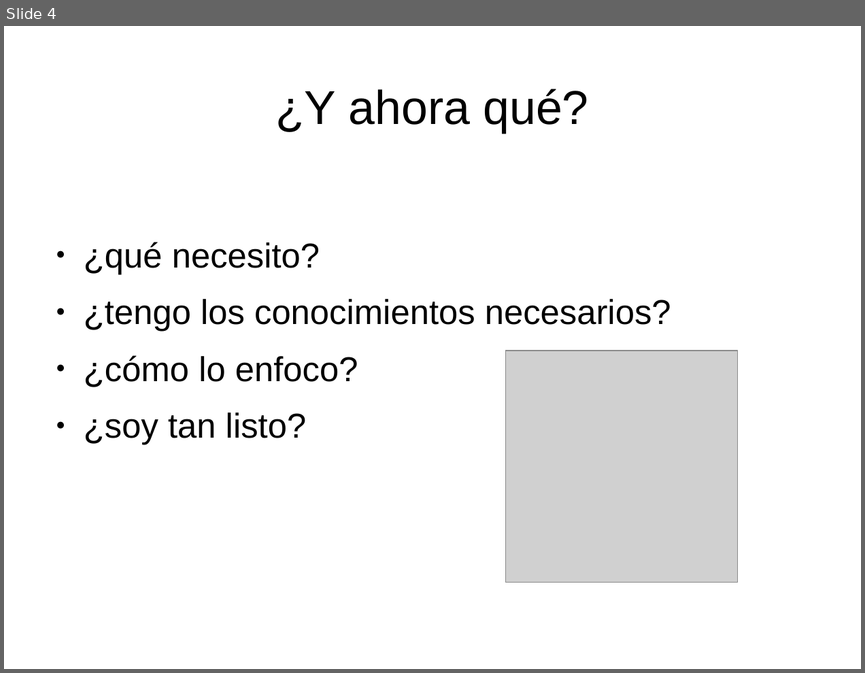
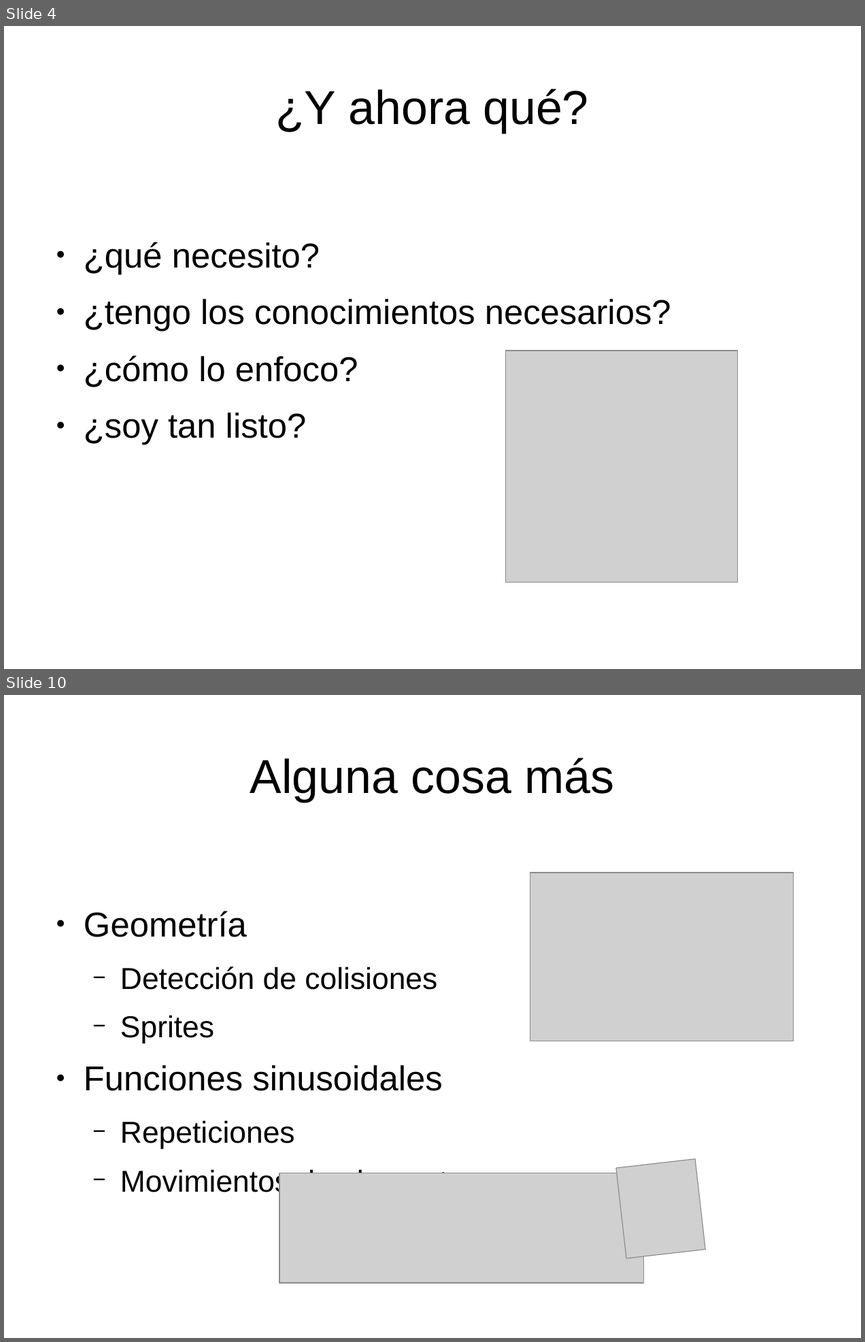
Before and after one commit to pgdoval/motor_videojuegos_js, a slide deck: doc/motor.odp. Shown one above the other, each under a label of ours: slide 4 before the commit, slides 4 and 10 after it; the slides between them are not shown. The pictures are 865x673 and 865x1342 pixels, drawn with LibreOffice and Linux fonts; fonts in the diff are those of the drawing; grey boxes stand for pictures. Boxes give left, top, right and bottom in pixels: in the first picture for what was removed or moved away, otherwise in the second. Text is boxed around its words. In the diff, an @@ line names an element or a change of style, - is before the commit and + after.

```diff
--- a/doc/motor.odp
+++ b/doc/motor.odp
@@ slide 10 added at (x1=4, y1=695, x2=861, y2=1338), background #FFFFFF @@
@@ title added at (x1=250, y1=758, x2=614, y2=802), 44 pt, text #000000 @@
+Alguna cosa más
@@ picture added at (x1=530, y1=872, x2=794, y2=1040) @@
@@ text added at (x1=84, y1=911, x2=479, y2=1198), 28 pt, text #000000 @@
+● Geometría
+  − Detección de colisiones
+  − Sprites
+● Funciones sinusoidales
+  − Repeticiones
+  − Movimientos de elementos
@@ picture added at (x1=617, y1=1159, x2=706, y2=1258) @@
@@ picture added at (x1=279, y1=1172, x2=644, y2=1283) @@
```
Also in this commit, not shown: 5 slides changed, 2 other slides added, 2 slides removed, 6 other files.
